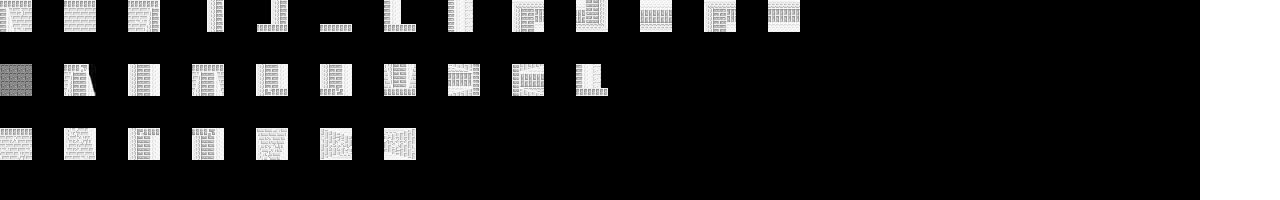
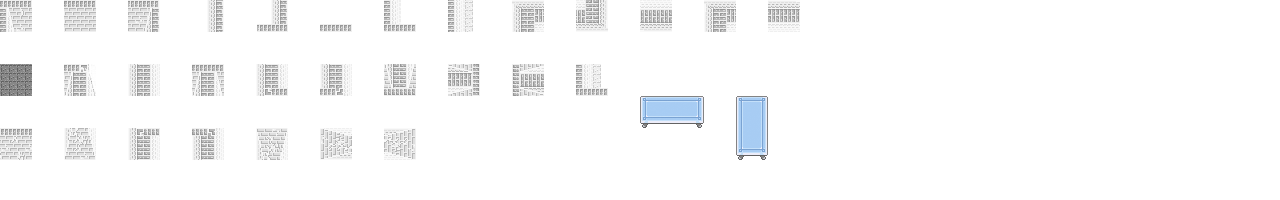
Layer changes from the first 1280px x 200px image to the second:
added layer "Layer 4" above "Layer 3" over <box>736,96,768,160</box>
added layer "Layer 3" above "Layer 1" over <box>640,96,704,128</box>
painted on "background" over <box>0,0,1200,200</box>
